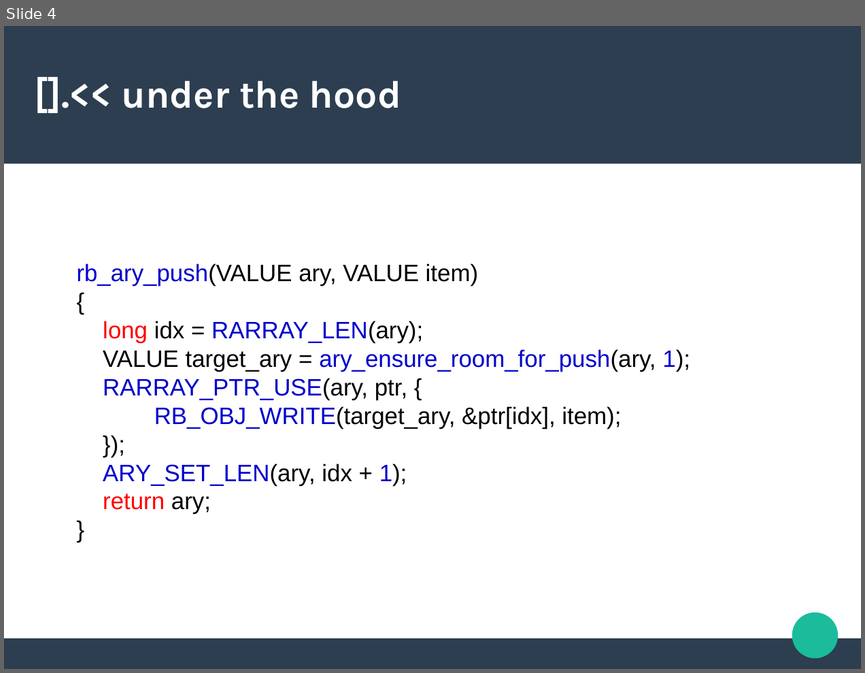
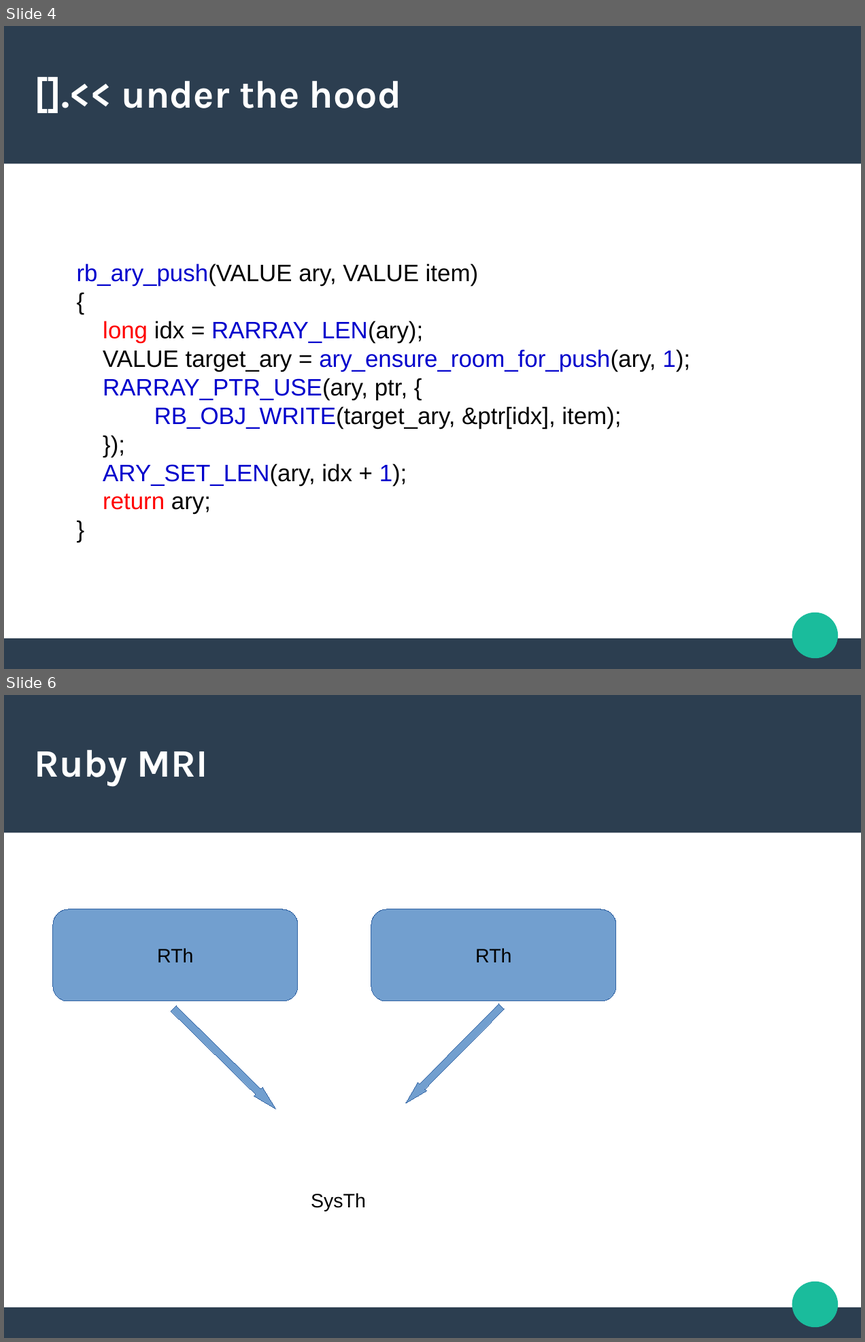
Before and after one commit to Yaponcik/presentations, a slide deck: sept2018/presentation.odp. Shown one above the other, each under a label of ours: slide 4 before the commit, slides 4 and 6 after it; the slides between them are not shown. The pictures are 865x673 and 865x1342 pixels, drawn with LibreOffice and Linux fonts; fonts in the diff are those of the drawing. Boxes give left, top, right and bottom in pixels: in the first picture for what was removed or moved away, otherwise in the second. Text is boxed around its words. In the diff, an @@ line names an element or a change of style, - is before the commit and + after.

```diff
--- a/sept2018/presentation.odp
+++ b/sept2018/presentation.odp
@@ slide 6 added at box(4, 695, 861, 1338), background #FFFFFF; not listed: 3 template elements that a slide beside it also shows @@
@@ title added at box(35, 749, 208, 786), 36 pt, text #FFFFFF, bold @@
+Ruby MRI
@@ rounded rectangle added at box(53, 910, 298, 1001), fill #729FCF, outline #3465A4 0 pt, 18 pt, text #000000 @@
+RTh
@@ rounded rectangle added at box(371, 910, 616, 1001), fill #729FCF, outline #3465A4 0 pt, 18 pt, text #000000 @@
+RTh
@@ left arrow added at box(169, 1004, 280, 1113), fill #729FCF, outline #3465A4 0 pt @@
@@ left arrow added at box(402, 1002, 506, 1108), fill #729FCF, outline #3465A4 0 pt @@
@@ text added at box(311, 1193, 366, 1211), 18 pt, text #000000 @@
+SysTh
```
Also in this commit, not shown: 1 other slide added, 1 other file.
